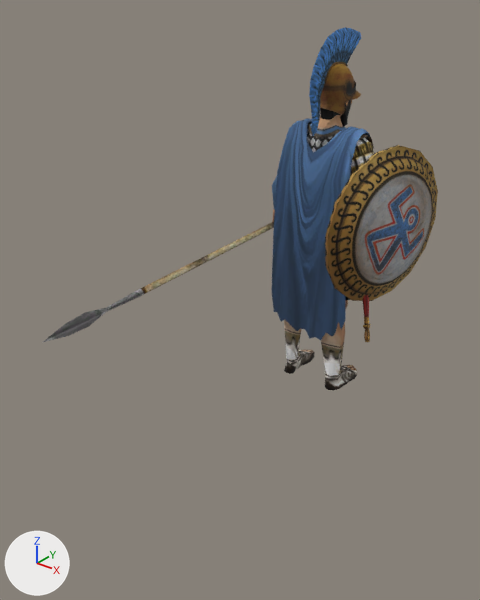
One commit to the glTF model assets/models/units/cart_spearman.glb: the scene before it, then after it.
Camera for both pictures: a 50 mm lens placed at (1.64, -2.47, 2.0), pointed at (-0.32, -0.02, 0.49). Lighting does not change. The marker at lower left points along +X, +Y and +Z. The older version comes first. Where no turn or scale is listed for an object, it has been applied to the vertices. Vertices at exactly the same position are counted once.

Objects in the first picture: 'cart_spearman_part0', 'cart_spearman_part1', 'cart_spearman_part10', 'cart_spearman_part2', 'cart_spearman_part3', 'cart_spearman_part5', 'cart_spearman_part7', 'cart_spearman_part8' and 1 more.
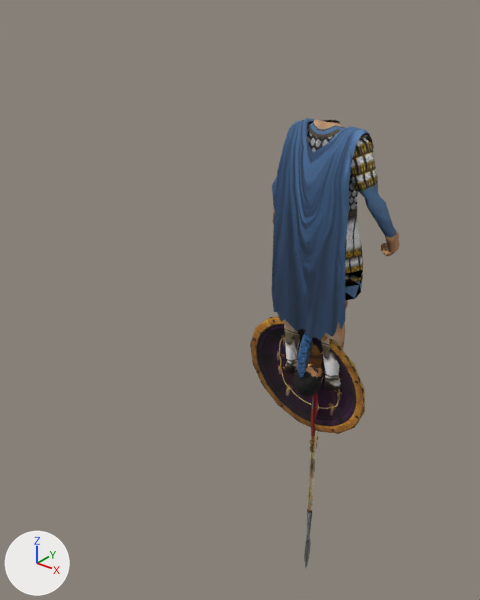
Changed parts and their boxes [x1, y1, x2, y2] in the pictures (480 x 600 px):
'cart_spearman_part3', reshaped (mostly hidden afterwards): before [325, 145, 438, 301]; after [262, 316, 365, 427]
'cart_spearman_part4', reshaped (not visible before): after [250, 318, 364, 434]
'cart_spearman_part10', moved, turned: before [309, 27, 361, 136]; after [298, 331, 313, 378]
'cart_spearman_part2', deleted: before [43, 222, 274, 342]
'cart_spearman_part8', moved, turned (mostly hidden afterwards): before [320, 64, 361, 114]; after [308, 344, 324, 373]
'cart_spearman_part1', moved, turned: before [320, 100, 352, 127]; after [294, 364, 324, 397]
'tool_Weapon', added: after [304, 405, 319, 569]
'cart_spearman_part5', reshaped: before [363, 295, 370, 342]; after [309, 392, 319, 452]

Patch to the scene script:
```diff
--- a/assets/models/units/cart_spearman.glb.py
+++ b/assets/models/units/cart_spearman.glb.py
@@ me_cart_spearman_part1 @@
-me_cart_spearman_part1.from_pydata(...)  # 101 vertices, 188 faces; spans x -0.072..0.072, y -0.086..0.115, z 1.356..1.616
+me_cart_spearman_part1.from_pydata(...)  # 101 vertices, 188 faces; spans x -0.072..0.072, y -0.188..0.058, z -0.092..0.12
+# me_cart_spearman_part1 part 1: the whole mesh is turned 98.2 degrees about the x axis through its middle, then moved by (0.0, -0.076, -1.47)
 me_cart_spearman_part1.materials.append(mat_mat1)
@@ me_cart_spearman_part3 @@
-me_cart_spearman_part3.from_pydata(...)  # 113 vertices, 208 faces; spans x 0.197..0.429, y -0.342..0.413, z 0.538..1.311
+me_cart_spearman_part3.from_pydata(...)  # 113 vertices, 208 faces; spans x -0.421..0.342, y -0.15..0.044, z -0.378..0.375
+# me_cart_spearman_part3 part 2: the whole mesh is multiplied about its middle by the matrix ((-0.068, -0.476, 0.877), (0.919, -0.371, -0.13), (0.388, 0.797, 0.462)), then moved by (-0.354, -0.095, -0.92)
 me_cart_spearman_part3.materials.append(mat_mat3)
@@ me_cart_spearman_part4 @@
-me_cart_spearman_part4.from_pydata(...)  # 49 vertices, 80 faces; spans x 0.197..0.394, y -0.338..0.413, z 0.538..1.311
+me_cart_spearman_part4.from_pydata(...)  # 49 vertices, 80 faces; spans x -0.421..0.341, y -0.15..0.005, z -0.378..0.373
+# me_cart_spearman_part4 part 3: the whole mesh is multiplied about its middle by the matrix ((-0.068, -0.476, 0.877), (0.919, -0.371, -0.13), (0.388, 0.797, 0.462)), then moved by (-0.336, -0.114, -0.925)
 me_cart_spearman_part4.materials.append(mat_mat4)
@@ me_cart_spearman_part5 @@
-me_cart_spearman_part5.from_pydata(...)  # 104 vertices, 176 faces; spans x 0.142..0.349, y -0.133..0.109, z 0.362..0.937
+me_cart_spearman_part5.from_pydata(...)  # 104 vertices, 176 faces; spans x -0.014..0.014, y -0.037..0.037, z -0.551..0.063
+# me_cart_spearman_part5 part 4: the whole mesh is multiplied about its middle by the matrix ((0.929, 0.317, 0.192), (-0.229, 0.899, -0.373), (-0.291, 0.302, 0.908)), then moved by (-0.247, 0.015, -0.887)
 me_cart_spearman_part5.materials.append(mat_mat5)
@@ me_cart_spearman_part8 @@
-me_cart_spearman_part8.from_pydata(...)  # 174 vertices, 310 faces; spans x -0.093..0.093, y -0.107..0.159, z 1.439..1.651
+me_cart_spearman_part8.from_pydata(...)  # 174 vertices, 310 faces; spans x -0.093..0.093, y -0.1..0.164, z 0.046..0.263
+# me_cart_spearman_part8 part 5: the whole mesh is turned 8.2 degrees about the x axis through its middle, then moved by (0.0, 0.002, -1.384)
 me_cart_spearman_part8.materials.append(mat_mat7)
@@ me_cart_spearman_part10 @@
-me_cart_spearman_part10.from_pydata(...)  # 71 vertices, 128 faces; spans x -0.018..0.018, y -0.214..0.199, z 1.349..1.8
+me_cart_spearman_part10.from_pydata(...)  # 71 vertices, 128 faces; spans x -0.018..0.018, y -0.213..0.166, z -0.061..0.419
+# me_cart_spearman_part10 part 6: the whole mesh is turned 8.2 degrees about the x axis through its middle, then moved by (0.0, -0.002, -1.389)
 me_cart_spearman_part10.materials.append(mat_mat9)
@@ ob_cart_spearman_part2 @@
-ob_cart_spearman_part2 = bpy.data.objects.new('cart_spearman_part2', me_cart_spearman_part2)
@@ ob_tool_weapon @@
+ob_tool_weapon = bpy.data.objects.new('tool_Weapon', me_cart_spearman_part2_1)  # 42 vertices, 64 faces; spans x -0.02..0.02, y -0.04..0.04, z -1.54..0.79; in mat_mat2 (picture img_tex2)
+ob_tool_weapon.location = (-0.019, 0.307, 0.0)
```
